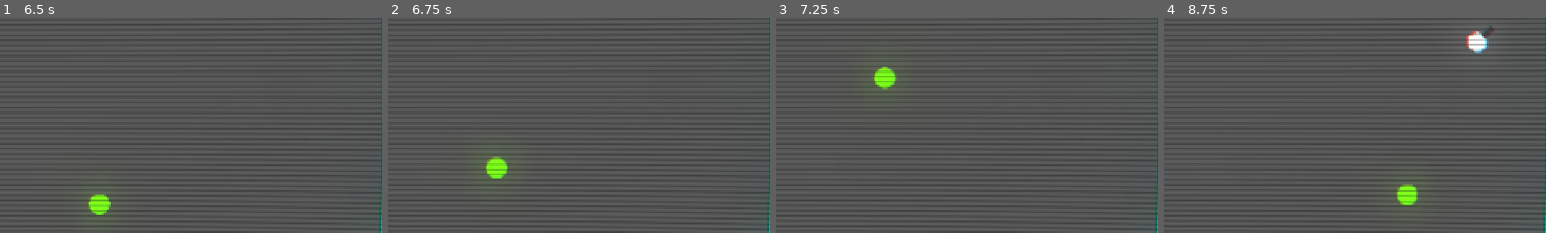
Above: before the commit, frames 1-4 (left to right).
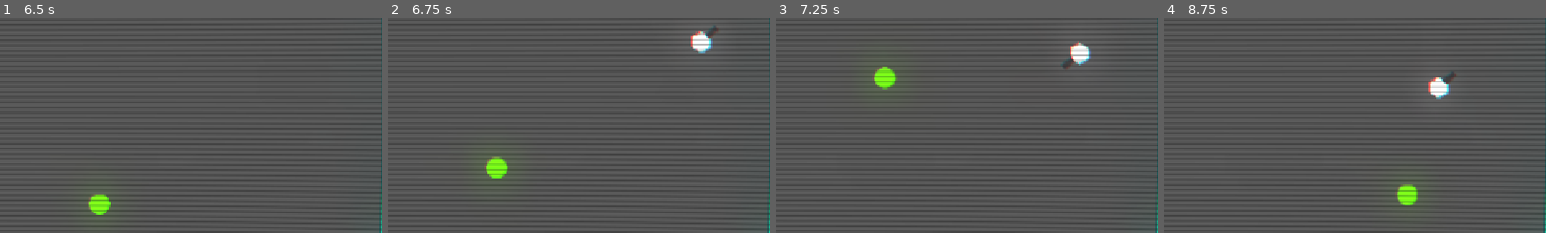
Above: after the commit, the same moments.

Repository: ktosox/GWJ80
Game: Godot game, scene res://level/test_level.tscn
Two runs of this game, one before a commit and one after it. Both use one fixed random seed, a clock stepped at 60 frames per second and the inputs below.
Inputs:
- Up to frame 1 (6.5 s): tap Enter (ui_accept) at 0.5, 0.77, 1.52, 3.02, 3.77, 4.52, 6.02 s; hold D (right) 0.53-1.28 s; hold Down (down) 1.28-2.03 s; hold D (right) 2.03-2.78 s; hold W (up) 2.78-3.53 s; hold A (left) 3.53-5.03 s; hold Down (down) 5.03-5.78 s; hold D (right) from 5.78 s (still down)
- Up to frame 2 (6.75 s): release D (right) at 6.53 s; hold W (up) from 6.53 s (still down)
- Up to frame 3 (7.25 s): keep holding W (up); tap Enter (ui_accept) at 6.77 s
- Up to frame 4 (8.75 s): release W (up) at 7.28 s; hold D (right) 7.28-8.03 s; tap Enter (ui_accept) at 7.52 s; hold Down (down) from 8.03 s (still down)
The pictures show only the part of the screen within x 50-100%, y 34-84%; the shares and areas given below are measured in that part.

Frame 1 is identical in both runs. In frame 2, 0.5% of the frame differs, in the area x 79-86%, y 3-17%; in frame 3, 0.5%; in frame 4, 1.0%, in the area x 69-86%, y 3-38%.

Commit message:
disconnected spawning enemies from enemy death

Diff:
--- a/Game/enemy/enemy_core.gd
+++ b/Game/enemy/enemy_core.gd
@@ -19,5 +19,6 @@
 	health -= 1
 	if(health <= 0):
 		GameManager.change_score(1)
-		delete_this_enemy()
+		call_deferred("delete_this_enemy")
+
 	pass # Replace with function body.
--- a/Game/enemy/enemy_spawner.gd
+++ b/Game/enemy/enemy_spawner.gd
@@ -27,7 +27,7 @@
 	await get_tree().create_timer(0.5).timeout # give it a moment to prevent an error
 
 	new_enemy.global_position = global_position
-	new_enemy.connect("tree_exiting",Callable(self,"spawn_enemy"))
+	#new_enemy.connect("tree_exiting",Callable(self,"spawn_enemy"))
 	enemy_group_node.add_child(new_enemy)
 
 
--- a/Game/level/test_level.tscn
+++ b/Game/level/test_level.tscn
@@ -68,11 +68,11 @@
 [node name="UI" parent="." instance=ExtResource("4_owtjd")]
 
 [node name="wave_timer" type="Timer" parent="."]
-wait_time = 30.0
+wait_time = 22.0
 autostart = true
 
 [node name="spawn_timer" type="Timer" parent="."]
-wait_time = 8.0
+wait_time = 6.0
 autostart = true
 
 [node name="FixedSquare" type="Sprite2D" parent="."]
Not shown: 1 places in Game/UI/ui.tscn that only renumber resources
